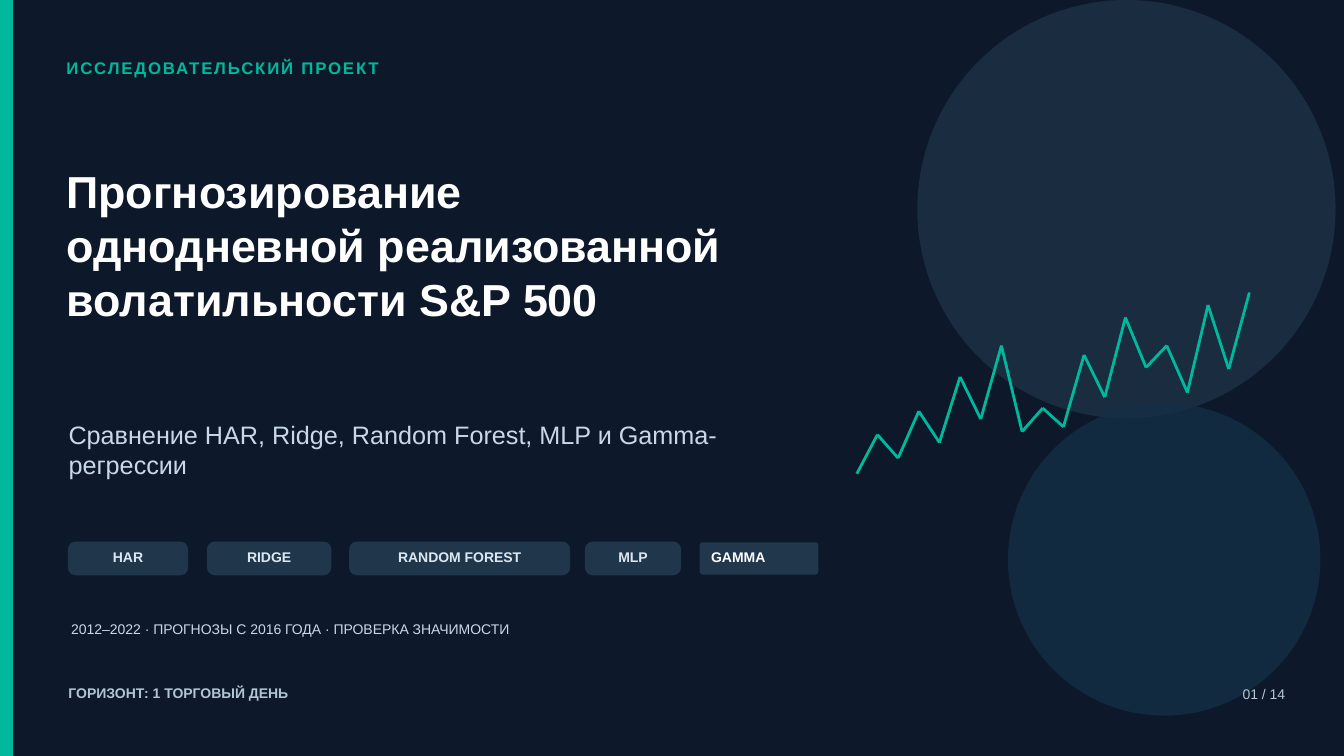
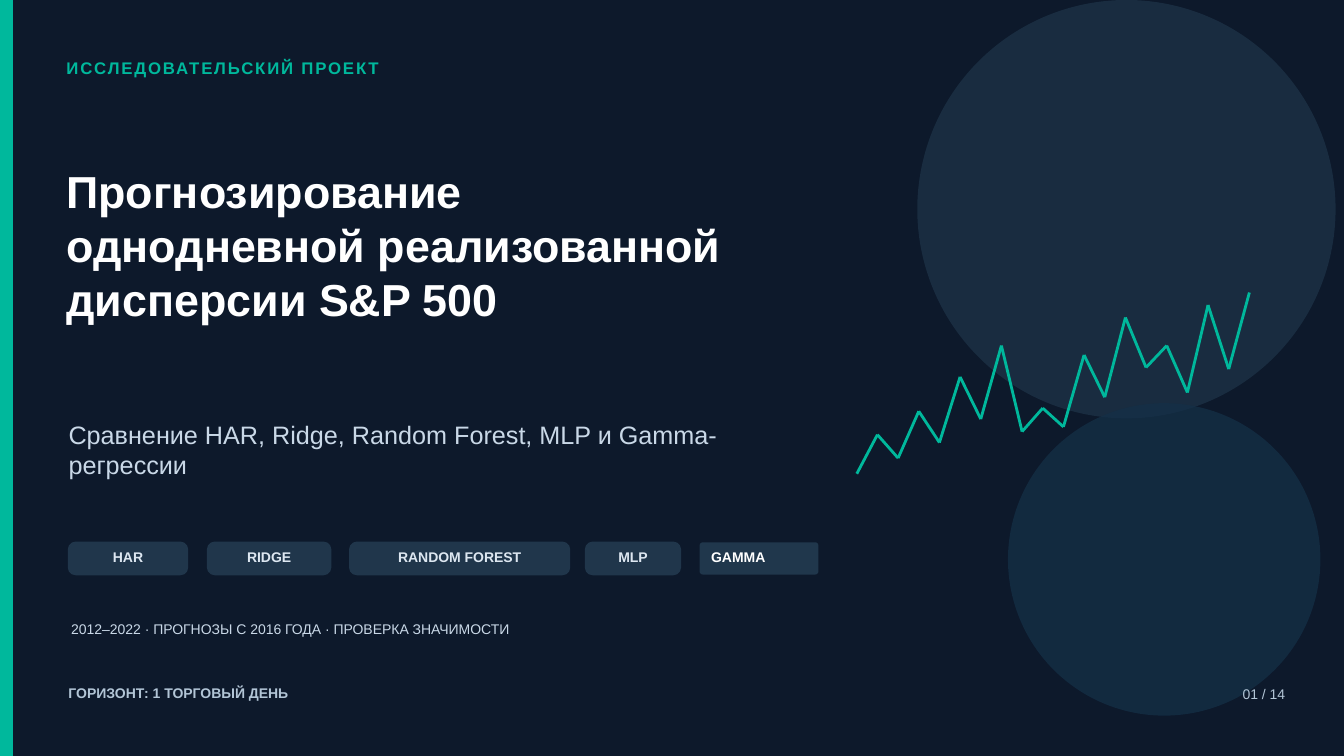
Before and after one commit to RubanOff/MathTreoryOfFinance, a slide deck: slide 1 of presentation/SP500_volatility_completed.pptx. Drawn at 1344x756 pixels with LibreOffice and Linux fonts; fonts in the diff are those of the drawing. Boxes give left, top, right and bottom in pixels: in the first picture for what was removed or moved away, otherwise in the second. Text is boxed around its words. In the diff, an @@ line names an element or a change of style, - is before the commit and + after.

```diff
--- a/presentation/SP500_volatility_completed.pptx
+++ b/presentation/SP500_volatility_completed.pptx
@@ text at [66,284,498,325]: text changed @@
-волатильности S&P 500
+дисперсии S&P 500
```
Also in this commit, not shown: 3 other slides changed, 4 other files.
